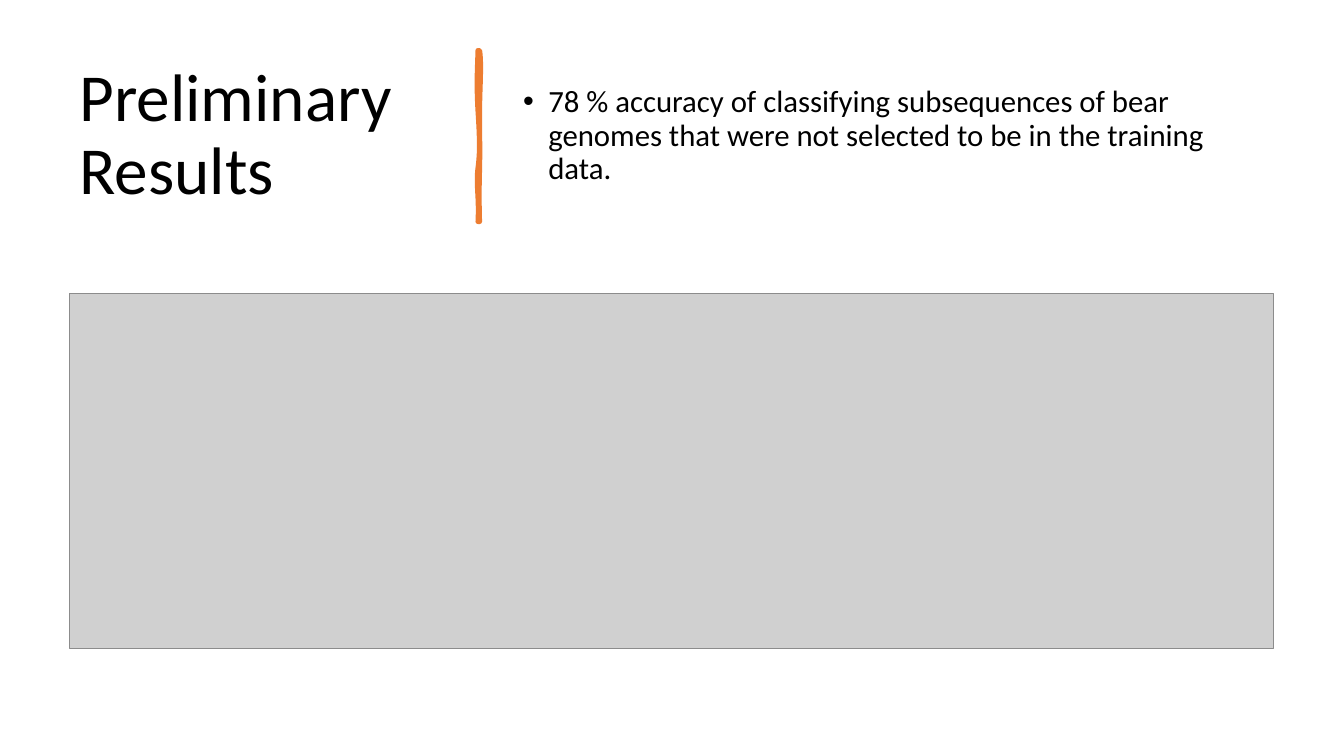
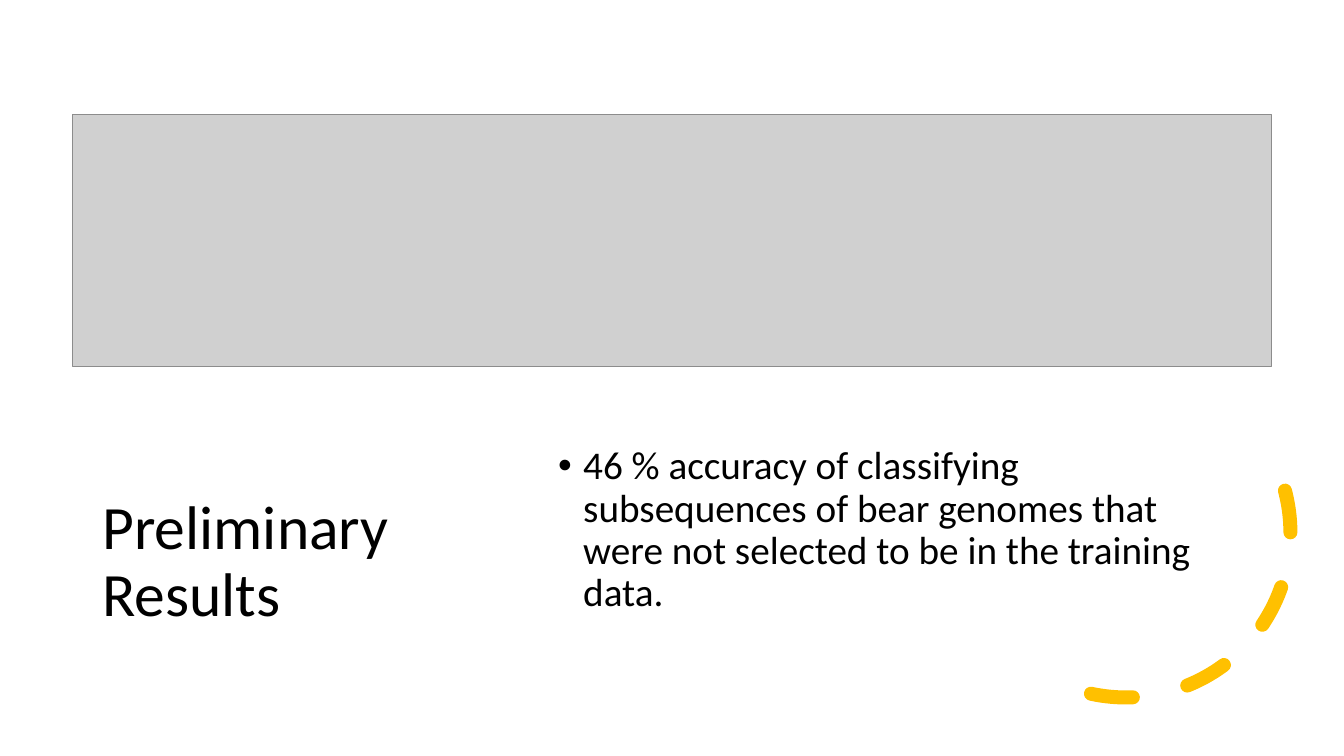
Before and after one commit to Captain525/DNA-Classification-, a slide deck: slide 14 of DNA_Project_Presentation.pptx. Drawn at 1344x756 pixels with LibreOffice and Linux fonts; fonts in the diff are those of the drawing; grey boxes stand for pictures. Boxes give left, top, right and bottom in pixels: in the first picture for what was removed or moved away, otherwise in the second. Text is boxed around its words. In the diff, an @@ line names an element or a change of style, - is before the commit and + after.

Commit message:
finished presentation

```diff
--- a/DNA_Project_Presentation.pptx
+++ b/DNA_Project_Presentation.pptx
@@ freeform shape removed at (478,50,480,222) @@
@@ picture added at (73,115,1271,367) @@
@@ picture removed at (70,293,1273,648) @@
@@ arc (boxed as its full ellipse) added at (925,332,1327,734), outline #FFC000 10 pt dashed @@
@@ title "Preliminary Results": place and size @@
-title "Preliminary Results" at (80,74,392,195)
+title "Preliminary Results" at (102,506,388,617)
@@ title "Preliminary Results" at (102,506,388,617): size 48 to 44 pt @@
@@ text "46 % accuracy of classifying ..." at (583,451,1190,607): vertical alignment middle to top @@
@@ text at (583,451,1190,607): text changed; size 22 to 28 pt @@
-• 78 % accuracy of classifying subsequences of bear genomes that were not selected to be in the training data.
+• 46 % accuracy of classifying subsequences of bear genomes that were not selected to be in the training data.
```
Also in this commit, not shown: 2 other files.
